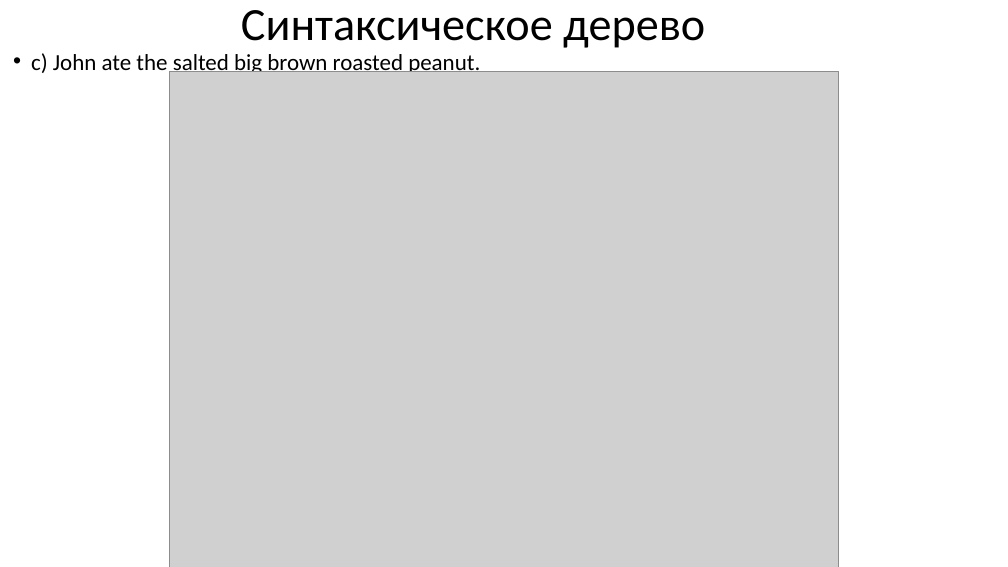
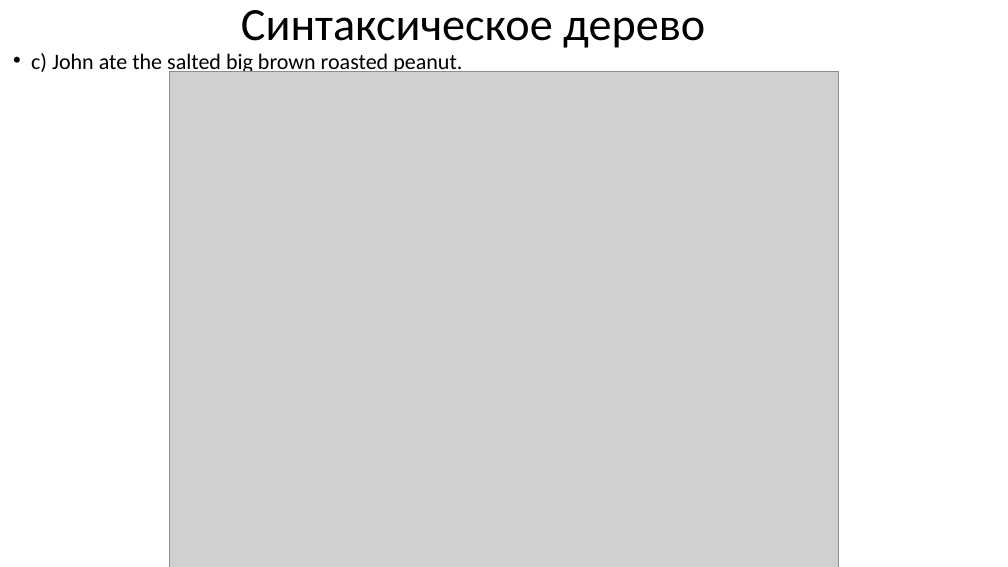
Before and after one commit to goddamnteam/korzun, a slide deck: slide 10 of task2.pptx. Drawn at 1008x567 pixels with LibreOffice and Linux fonts; fonts in the diff are those of the drawing; grey boxes stand for pictures. Boxes give left, top, right and bottom in pixels: in the first picture for what was removed or moved away, otherwise in the second. Text is boxed around its words. In the diff, an @@ line names an element or a change of style, - is before the commit and + after.

```diff
--- a/task2.pptx
+++ b/task2.pptx
@@ text "c) John ate the salted ..." at bbox=[31, 53, 462, 75]: size 21.9 to 21 pt @@
```
Also in this commit, not shown: 8 other slides changed.
